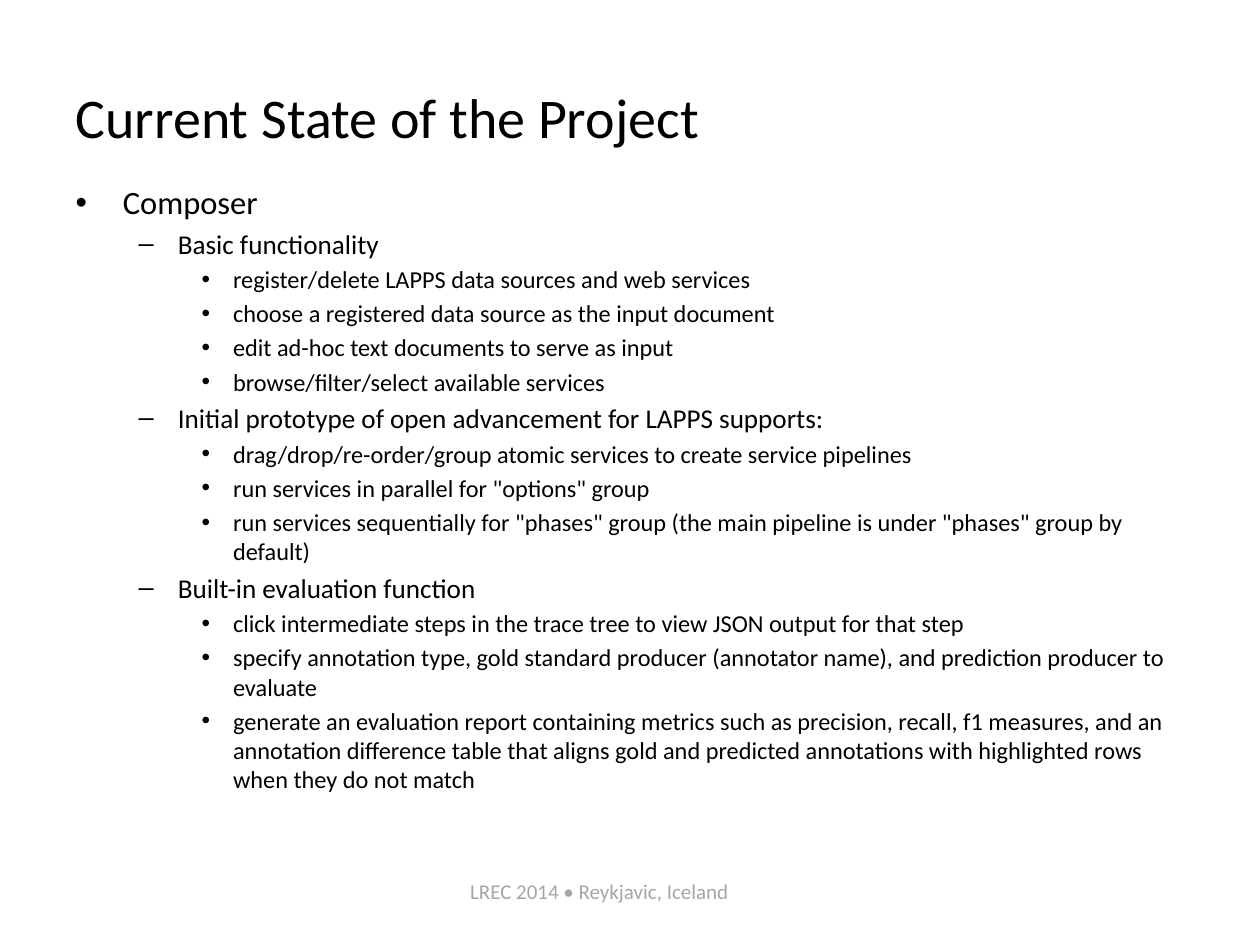
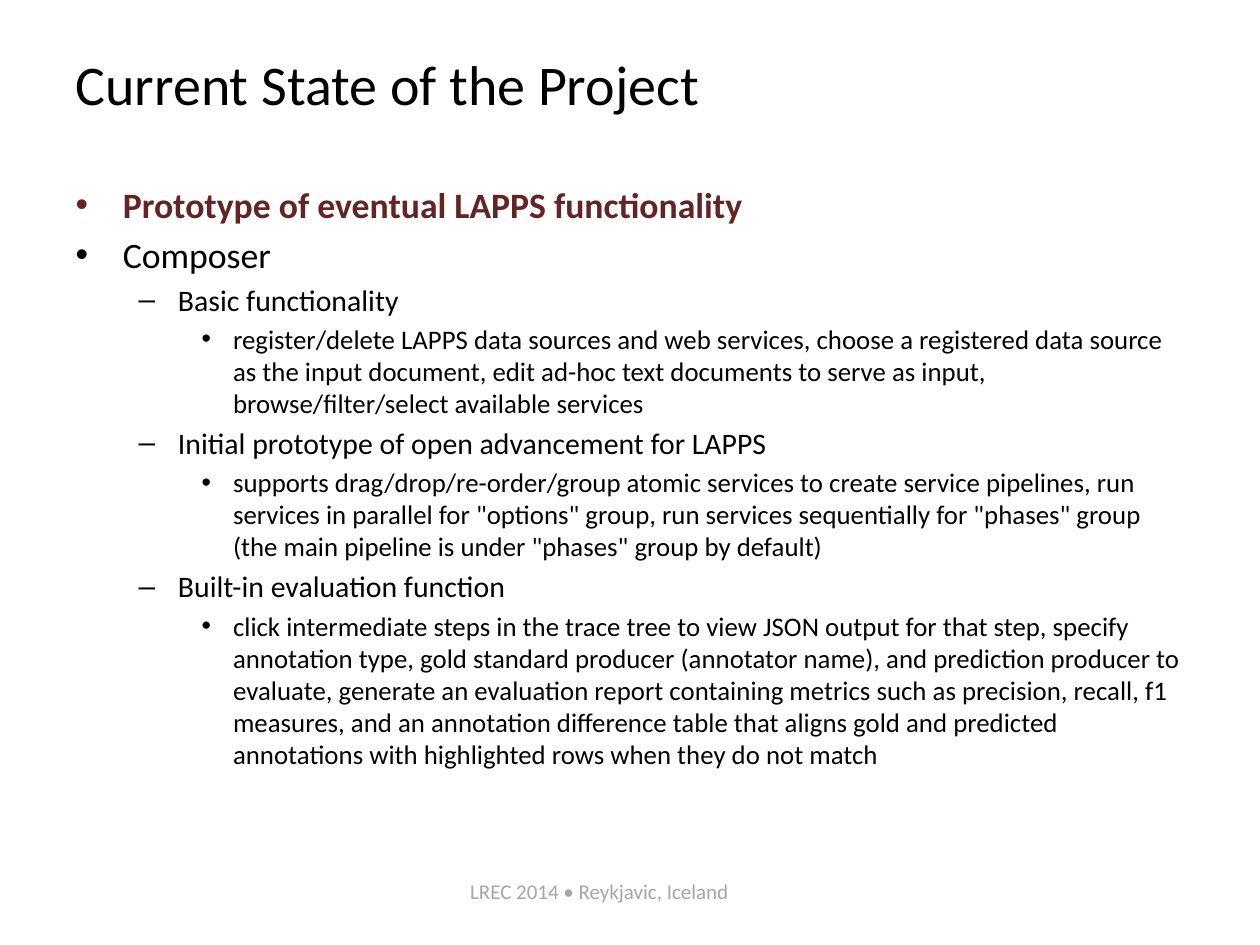
Before and after one commit to chunqishi/lrec2014_part2, a slide deck: slide 17 of lapps-tutorial-intro-lrec2014.pptx (slide 20 before the commit). Drawn at 1260x945 pixels with LibreOffice and Linux fonts; fonts in the diff are those of the drawing. Boxes give left, top, right and bottom in pixels: in the first picture for what was removed or moved away, otherwise in the second. Text is boxed around its words. In the diff, an @@ line names an element or a change of style, - is before the commit and + after.

```diff
--- a/lapps-tutorial-intro-lrec2014.pptx
+++ b/lapps-tutorial-intro-lrec2014.pptx
@@ title "Current State of the Project": place and size @@
-title "Current State of the Project" at [76,99,699,148]
+title "Current State of the Project" at [76,66,699,115]
@@ text at [123,193,742,224]: paragraph added @@
+• Prototype of eventual LAPPS functionality
@@ text at [123,245,505,598]: size 18.6 to 20.4 pt in "Composer"; size 15.5 to 17 pt in "Basic functionality", "Built-in evaluation function" @@
@@ text at [178,330,1162,561]: text changed; size 13.9 to 15.3 pt @@
-    • register/delete LAPPS data sources and web services
-    • choose a registered data source as the input document
-    • edit ad-hoc text documents to serve as input
-    • browse/filter/select available services
-  – Initial prototype of open advancement for LAPPS supports:
-    • drag/drop/re-order/group atomic services to create service pipelines
-    • run services in parallel for "options" group
-    • run services sequentially for "phases" group (the main pipeline is under "phases" group by default)
+    • register/delete LAPPS data sources and web services, choose a registered data source as the input document, edit ad-hoc text documents to serve as input, browse/filter/select available services
+  – Initial prototype of open advancement for LAPPS
+    • supports drag/drop/re-order/group atomic services to create service pipelines, run services in parallel for "options" group, run services sequentially for "phases" group (the main pipeline is under "phases" group by default)
@@ text at [233,617,1179,769]: text changed; size 13.9 to 15.3 pt @@
-    • click intermediate steps in the trace tree to view JSON output for that step
-    • specify annotation type, gold standard producer (annotator name), and prediction producer to evaluate
-    • generate an evaluation report containing metrics such as precision, recall, f1 measures, and an annotation difference table that aligns gold and predicted annotations with highlighted rows when they do not match
+    • click intermediate steps in the trace tree to view JSON output for that step, specify annotation type, gold standard producer (annotator name), and prediction producer to evaluate, generate an evaluation report containing metrics such as precision, recall, f1 measures, and an annotation difference table that aligns gold and predicted annotations with highlighted rows when they do not match
```
Also in this commit, not shown: 7 other slides changed, 2 slides added, 5 slides removed.
